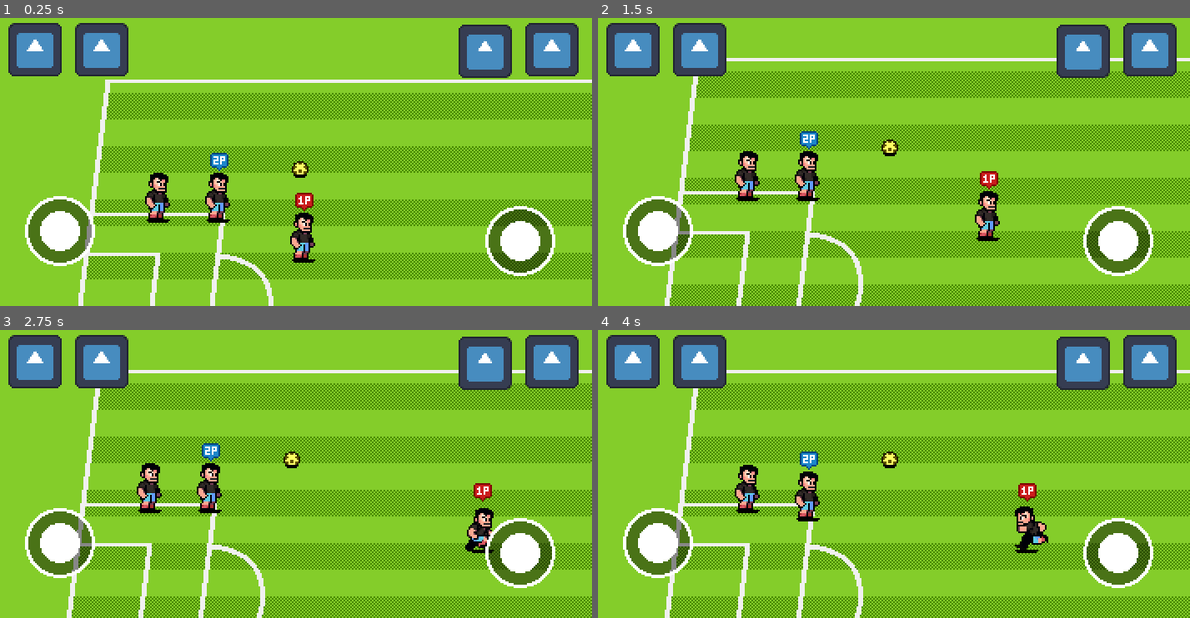
Above: before the commit, frames 1-4 (two rows, left to right).
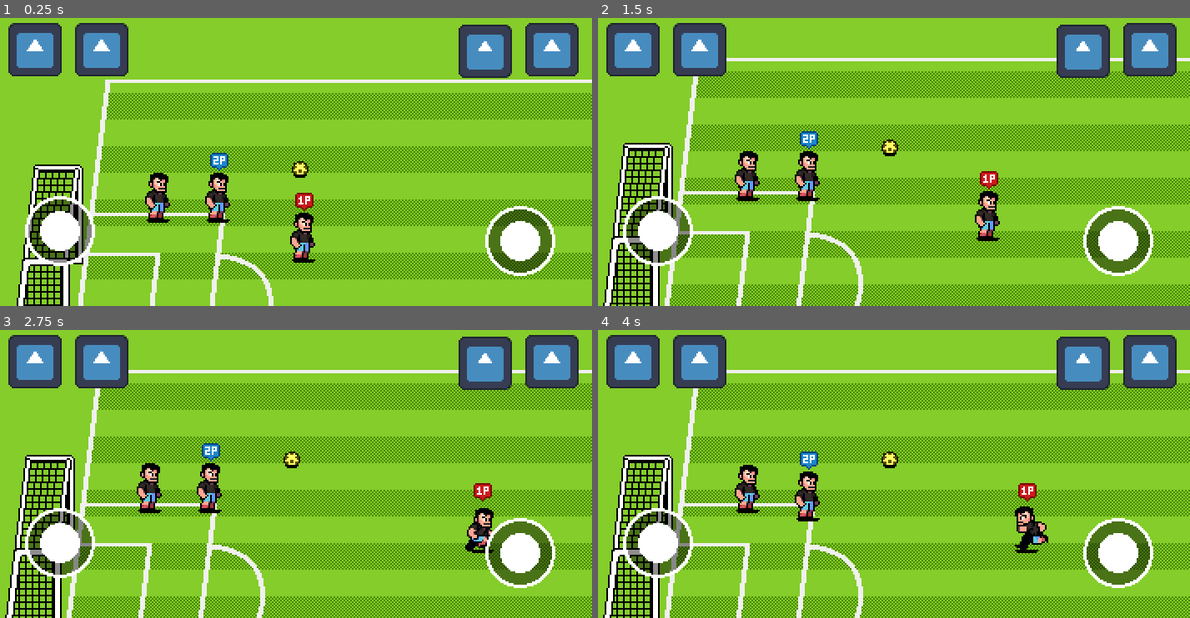
Above: after the commit, the same moments.

Repository: caelondev/Super-Striker
Game: Godot game, scene res://scenes/world.tscn
Two runs of this game, one before a commit and one after it. Both use one fixed random seed, a clock stepped at 60 frames per second and the inputs below. The engine's default icon, where the game draws it, is replaced by a stand-in: a white triangle on a blue panel in a dark square.
Inputs (mouse positions are in pixels of both pictures, inside the frame that each line leads up to):
- Up to frame 1 (0.25 s): no input
- Up to frame 2 (1.5 s): move the mouse to (1024, 141) at 0.52 s; hold D (p1_walk_right) 0.53-1.25 s; tap U (p1_pass) at 0.6 s; click (1024, 141) at 0.67 s; drag from (769, 170) to (888, 147) at 1.27 s
- Up to frame 3 (2.75 s): move the mouse to (349, 402) at 2.02 s; hold D (p1_walk_right) from 2.03 s (still down); tap Keypad 2 (p2_pass) at 2.1 s
- Up to frame 4 (4 s): release D (p1_walk_right) at 2.75 s; drag from (858, 528) to (710, 422) at 2.77 s; move the mouse to (1071, 514) at 3.52 s; hold A (p1_walk_left) from 3.53 s (still down); tap Down (p2_walk_down) at 3.6 s

The runs differ from the first frame. In frame 1, 2.3% of the frame differs, in the area x 2-15%, y 50-100%; in frame 2, 2.8%, in the area x 0-13%, y 43-100%; in frame 3, 2.8%; in frame 4, 2.8%.

Commit message:
Added a goal and updated ball's physics

Diff:
--- a/scenes/ball/ball.gd
+++ b/scenes/ball/ball.gd
@@ -3,6 +3,7 @@
 
 enum State {CARRIED, FREEFORM, SHOT}
 
+@export var BOUNCINESS := 0.8
 @export var FRICTION_AIR := 35.0
 @export var FRICTION_GROUND := 250.0
 
@@ -43,3 +44,6 @@
 	velocity = intensity * direction
 	carrier = null
 	switch_state(Ball.State.FREEFORM)
+
+func stop() -> void:
+	velocity = Vector2.ZERO
--- a/scenes/ball/ball_states/ball_state_freeform.gd
+++ b/scenes/ball/ball_states/ball_state_freeform.gd
@@ -1,17 +1,15 @@
 class_name BallStateFreeform
 extends BallState
-
-const BOUNCINESS := 0.8
 
 func _enter_tree():
 	player_detection_area.body_entered.connect(on_player_pickup.bind())
 
 func _process(delta):
 	handle_animation()
-	process_gravity(delta, BOUNCINESS)
+	process_gravity(delta, ball.BOUNCINESS)
 	var friction = ball.FRICTION_AIR if ball.height > 0 else ball.FRICTION_GROUND
 	ball.velocity = ball.velocity.move_toward(Vector2.ZERO, friction * delta)
-	ball.move_and_collide(ball.velocity * delta)
+	move_and_bounce(delta)
 
 func on_player_pickup(body: Player) -> void:
 	ball.carrier = body
--- a/scenes/ball/ball_states/ball_state_shot.gd
+++ b/scenes/ball/ball_states/ball_state_shot.gd
@@ -17,7 +17,7 @@
 	if Time.get_ticks_msec() - time_start_shooting > SHOT_DURATION:
 		state_transition_requested.emit(Ball.State.FREEFORM)
 	else:
-		ball.move_and_collide(ball.velocity * delta)
+		move_and_bounce(delta)
 
 func _exit_tree():
 	ball_sprite.scale.y = 1
--- a/scenes/ball/ball_states/ball_states.gd
+++ b/scenes/ball/ball_states/ball_states.gd
@@ -37,3 +37,9 @@
 			if bounciness > 0 and ball.height_velocity < 0:
 				ball.height_velocity = -ball.height_velocity * bounciness
 				ball.velocity *= bounciness
+
+func move_and_bounce(delta: float) -> void:
+	var collider = ball.move_and_collide(ball.velocity * delta)
+	if collider != null:
+		ball.velocity = ball.velocity.bounce(collider.get_normal()) * ball.BOUNCINESS
+		ball.switch_state(Ball.State.FREEFORM)
--- a/scenes/characters/player.tscn
+++ b/scenes/characters/player.tscn
@@ -159,7 +159,7 @@
 platform_on_leave = 2
 platform_floor_layers = 4294967040
 script = ExtResource("1_yewv4")
-power = 70.0
+power = 150.0
 control_scheme = 1
 
 [node name="CharacterSprite" type="Sprite2D" parent="."]
--- /dev/null
+++ b/scenes/goal/goal.gd
@@ -0,0 +1,10 @@
+class_name Goal
+extends Node2D
+
+@onready var backnet_area := %BacknetArea
+
+func _ready():
+	backnet_area.body_entered.connect(on_ball_enter_backnet.bind())
+
+func on_ball_enter_backnet(ball: Ball) -> void:
+	ball.stop()
--- /dev/null
+++ b/scenes/goal/goal.tscn
@@ -0,0 +1,50 @@
+[gd_scene load_steps=6 format=3 uid="uid://c4a5741qtpctx"]
+
+[ext_resource type="Script" uid="uid://kswv1dlfsv66" path="res://scenes/goal/goal.gd" id="1_0ivff"]
+[ext_resource type="Texture2D" uid="uid://do3gktuisimmk" path="res://assets/art/backgrounds/goal-bottom.png" id="1_r84s2"]
+[ext_resource type="Texture2D" uid="uid://bejffc6fhphxn" path="res://assets/art/backgrounds/goal-top.png" id="2_0ivff"]
+
+[sub_resource type="RectangleShape2D" id="RectangleShape2D_0ivff"]
+size = Vector2(26, 2)
+
+[sub_resource type="RectangleShape2D" id="RectangleShape2D_ruxej"]
+size = Vector2(26, 2)
+
+[node name="Goal" type="Node2D"]
+y_sort_enabled = true
+script = ExtResource("1_0ivff")
+
+[node name="BottomFrameSprite" type="Sprite2D" parent="."]
+texture = ExtResource("1_r84s2")
+centered = false
+offset = Vector2(-23, -125)
+
+[node name="TopFrameSprite" type="Sprite2D" parent="."]
+position = Vector2(0, -65)
+texture = ExtResource("2_0ivff")
+centered = false
+offset = Vector2(-23, -59)
+
+[node name="BacknetArea" type="Area2D" parent="."]
+unique_name_in_owner = true
+collision_layer = 0
+collision_mask = 4
+monitorable = false
+
+[node name="CollisionPolygon2D" type="CollisionPolygon2D" parent="BacknetArea"]
+polygon = PackedVector2Array(-20, -2, -12, -65, -10, -65, -18, -2)
+
+[node name="BottomFrame" type="StaticBody2D" parent="."]
+position = Vector2(-3, -1)
+collision_mask = 0
+
+[node name="CollisionShape2D" type="CollisionShape2D" parent="BottomFrame"]
+shape = SubResource("RectangleShape2D_0ivff")
+
+[node name="TopFrame" type="StaticBody2D" parent="."]
+position = Vector2(-3, -1)
+collision_mask = 0
+
+[node name="CollisionShape2D" type="CollisionShape2D" parent="TopFrame"]
+position = Vector2(7, -67)
+shape = SubResource("RectangleShape2D_ruxej")
--- a/scenes/world.tscn
+++ b/scenes/world.tscn
@@ -1,14 +1,16 @@
-[gd_scene load_steps=7 format=3 uid="uid://d1lr5o2ydtchc"]
+[gd_scene load_steps=8 format=3 uid="uid://d1lr5o2ydtchc"]
 
 [ext_resource type="Script" uid="uid://br2bes1b8lrdv" path="res://scenes/world.gd" id="1_k0juu"]
 [ext_resource type="PackedScene" uid="uid://5vuci8rbf0fa" path="res://scenes/background.tscn" id="1_nnsk1"]
 [ext_resource type="PackedScene" uid="uid://p7hq710g3vrm" path="res://scenes/characters/player.tscn" id="2_4wyf3"]
 [ext_resource type="Script" uid="uid://cb41ny6i6i6rn" path="res://scenes/camera.gd" id="2_qfnet"]
 [ext_resource type="PackedScene" uid="uid://corsystmuyfss" path="res://scenes/ball/ball.tscn" id="4_71j4m"]
+[ext_resource type="PackedScene" uid="uid://c4a5741qtpctx" path="res://scenes/goal/goal.tscn" id="4_i7141"]
 [ext_resource type="PackedScene" uid="uid://bne1g6u0dxba3" path="res://scenes/utils/mobile_ui.tscn" id="4_k0juu"]
 
 [node name="World" type="Node2D"]
 script = ExtResource("1_k0juu")
+metadata/_edit_vertical_guides_ = [-147.0]
 
 [node name="Camera" type="Camera2D" parent="." node_paths=PackedStringArray("ball")]
 limit_left = 0
@@ -18,28 +20,38 @@
 position_smoothing_enabled = true
 position_smoothing_speed = 0.0
 script = ExtResource("2_qfnet")
-ball = NodePath("../Players/Ball")
+ball = NodePath("../ActorsContainer/Ball")
 
 [node name="Background" parent="." instance=ExtResource("1_nnsk1")]
 
-[node name="Players" type="Node2D" parent="."]
+[node name="ActorsContainer" type="Node2D" parent="."]
 y_sort_enabled = true
 
-[node name="Player" parent="Players" node_paths=PackedStringArray("ball") instance=ExtResource("2_4wyf3")]
+[node name="FieldObjects" type="Node2D" parent="ActorsContainer"]
+y_sort_enabled = true
+
+[node name="GoalHome" parent="ActorsContainer/FieldObjects" instance=ExtResource("4_i7141")]
+position = Vector2(32, 220)
+
+[node name="GoalAway" parent="ActorsContainer/FieldObjects" instance=ExtResource("4_i7141")]
+position = Vector2(818, 220)
+scale = Vector2(-1, 1)
+
+[node name="Player" parent="ActorsContainer" node_paths=PackedStringArray("ball") instance=ExtResource("2_4wyf3")]
 position = Vector2(187, 153)
 ball = NodePath("../Ball")
 
-[node name="Player2" parent="Players" node_paths=PackedStringArray("ball") instance=ExtResource("2_4wyf3")]
+[node name="Player2" parent="ActorsContainer" node_paths=PackedStringArray("ball") instance=ExtResource("2_4wyf3")]
 position = Vector2(136, 129)
 ball = NodePath("../Ball")
 control_scheme = 2
 
-[node name="Player3" parent="Players" node_paths=PackedStringArray("ball") instance=ExtResource("2_4wyf3")]
+[node name="Player3" parent="ActorsContainer" node_paths=PackedStringArray("ball") instance=ExtResource("2_4wyf3")]
 position = Vector2(100, 129)
 ball = NodePath("../Ball")
 control_scheme = 0
 
-[node name="Ball" parent="Players" instance=ExtResource("4_71j4m")]
+[node name="Ball" parent="ActorsContainer" instance=ExtResource("4_71j4m")]
 position = Vector2(185, 103)
 
 [node name="CanvasLayer" type="CanvasLayer" parent="."]
Not shown, added: scenes/goal/goal.gd.uid
